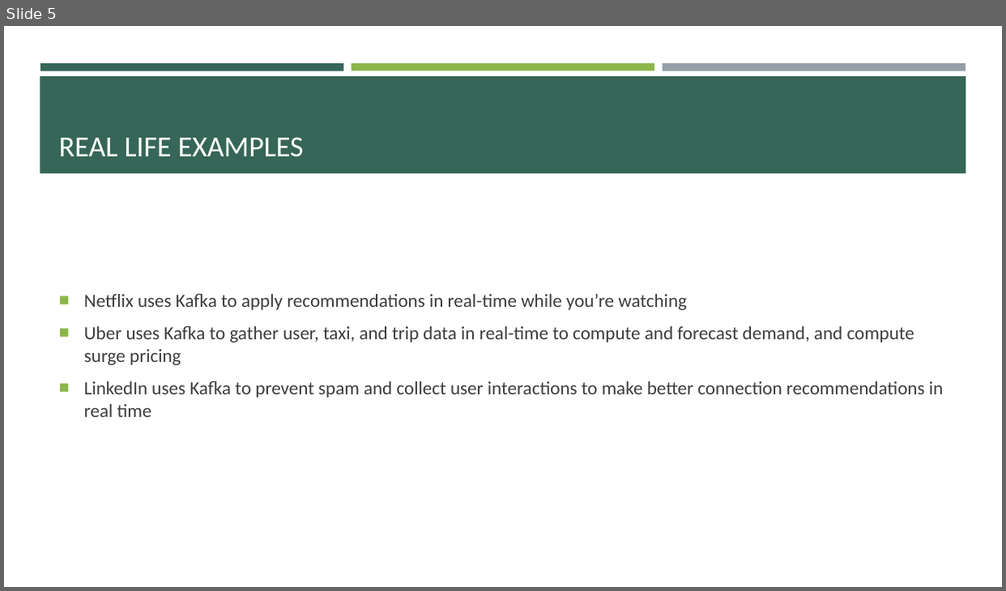
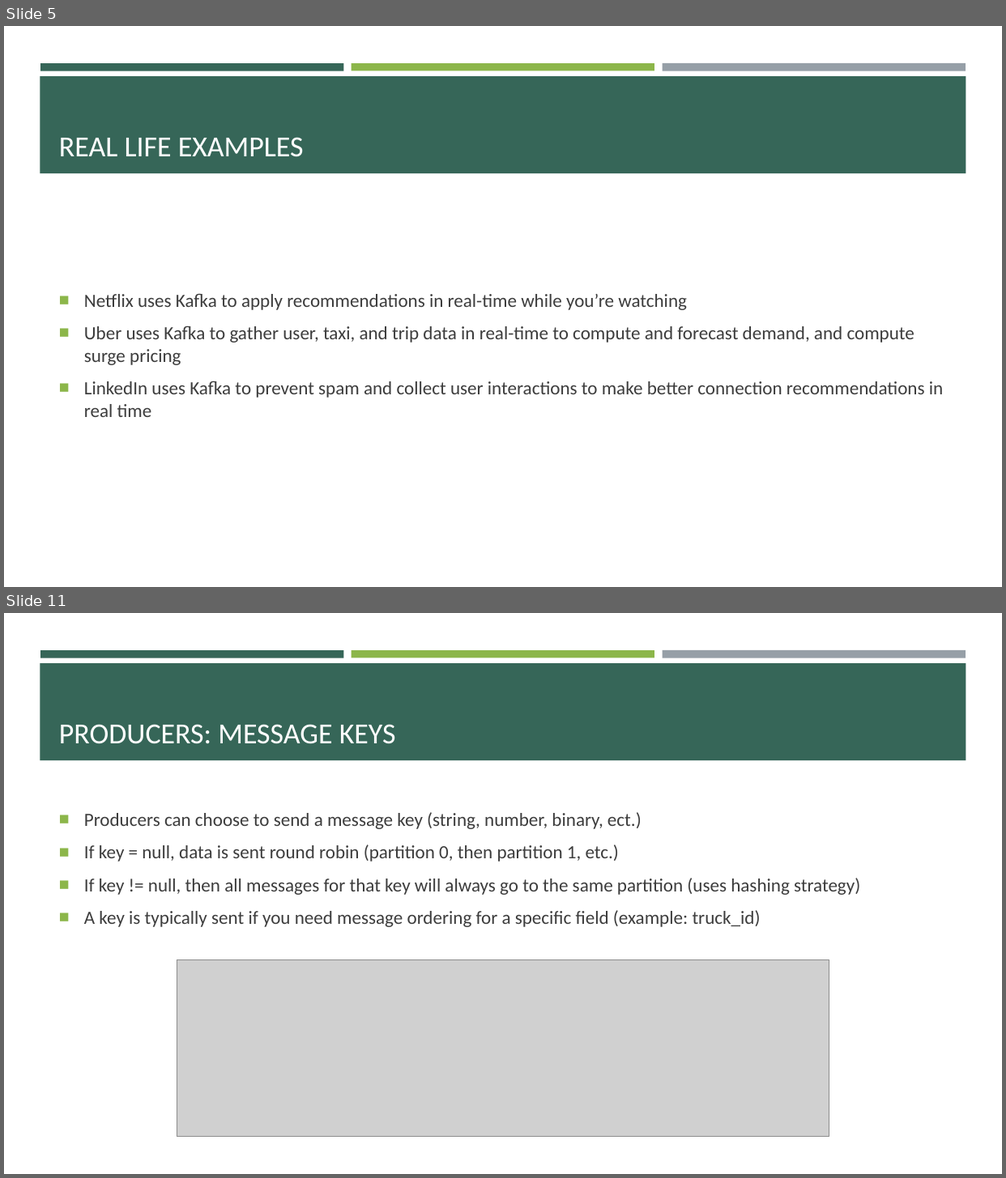
Before and after one commit to e-m-wilson/data_engineering, a slide deck: kafka/Kafka.pptx. Shown one above the other, each under a label of ours: slide 5 before the commit, slides 5 and 11 after it; the slides between them are not shown. The pictures are 1006x591 and 1006x1178 pixels, drawn with LibreOffice and Linux fonts; fonts in the diff are those of the drawing; grey boxes stand for pictures. Boxes give left, top, right and bottom in pixels: in the first picture for what was removed or moved away, otherwise in the second. Text is boxed around its words. In the diff, an @@ line names an element or a change of style, - is before the commit and + after.

```diff
--- a/kafka/Kafka.pptx
+++ b/kafka/Kafka.pptx
@@ slide 11 added at (x1=4, y1=613, x2=1002, y2=1174), background #FFFFFF; not listed: 4 template elements that a slide beside it also shows @@
@@ title added at (x1=59, y1=724, x2=396, y2=744), 28 pt, text #FFFFFF @@
+PRODUCERS: MESSAGE KEYS
@@ text added at (x1=84, y1=812, x2=860, y2=927), 18 pt, text #3D3D3D @@
+■ Producers can choose to send a message key (string, number, binary, ect.)
+■ If key = null, data is sent round robin (partition 0, then partition 1, etc.)
+■ If key != null, then all messages for that key will always go to the same partition (uses hashing strategy)
+■ A key is typically sent if you need message ordering for a specific field (example: truck_id)
@@ picture added at (x1=177, y1=960, x2=829, y2=1136) @@
```
Also in this commit, not shown: 32 other slides added, 2 other files.
